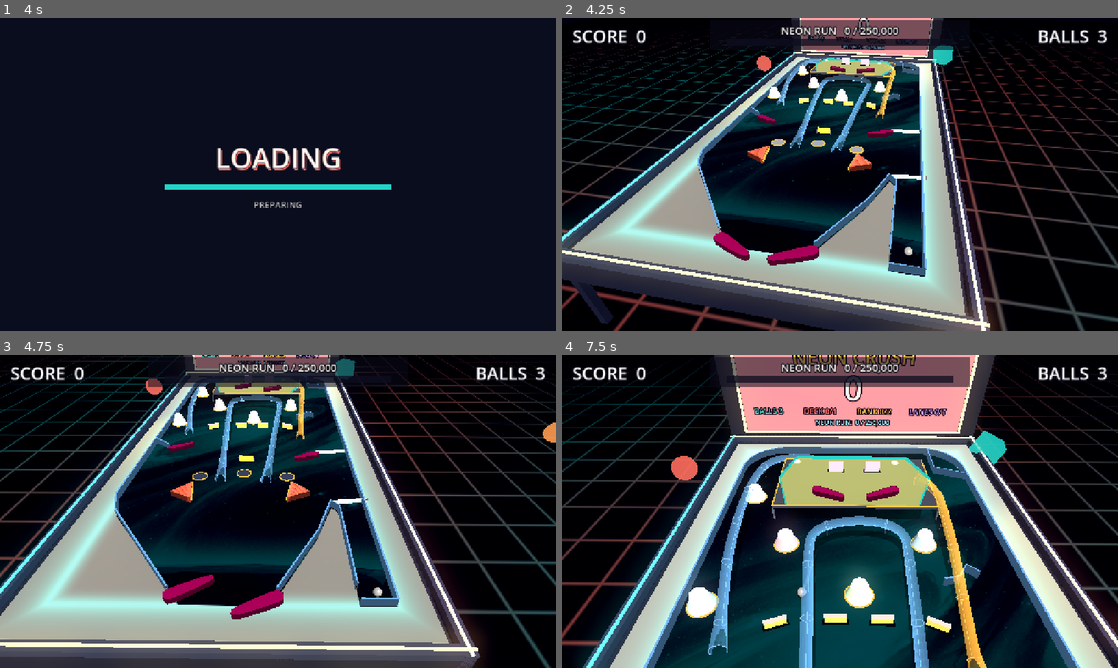
Above: before the commit, frames 1-4 (two rows, left to right).
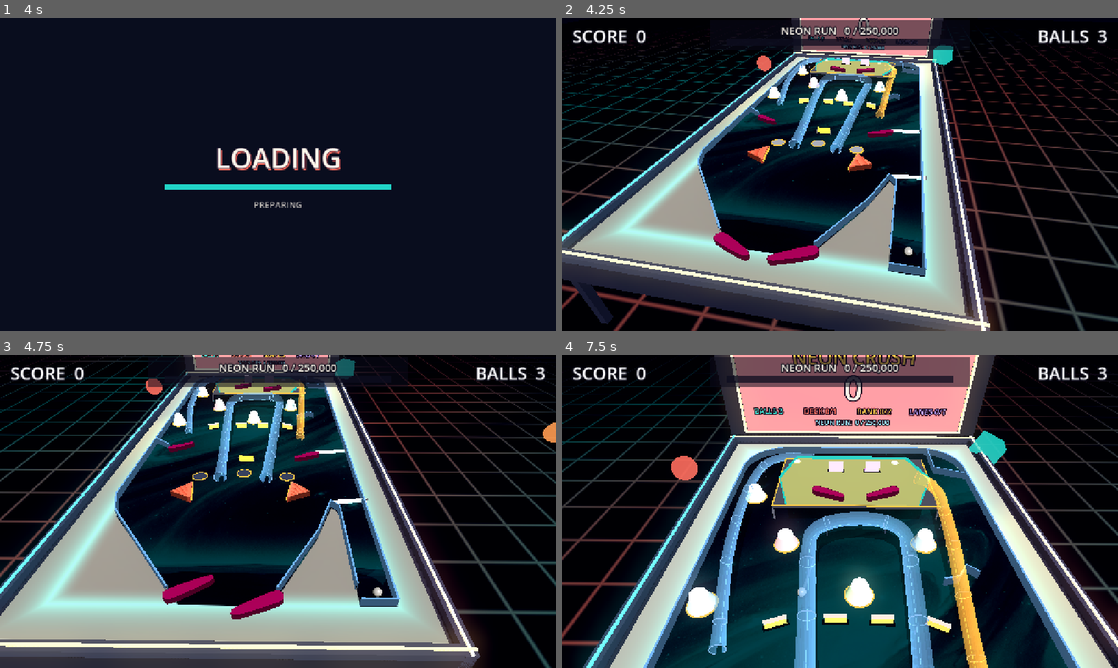
Above: after the commit, the same moments.

Repository: eddieedease/gdpb
Game: Godot game, scene res://scenes/table_select.tscn
Two runs of this game, one before a commit and one after it. Both use one fixed random seed, a clock stepped at 60 frames per second and the inputs below. Sound files missing from this copy of the repository are replaced by a short silence.
Inputs:
- Up to frame 1 (4 s): hold E (nudge_right) 0.53-1.28 s; tap Backspace at 0.6, 1.35, 2.85 s; hold Down (ui_down) 1.28-2.03 s; hold E (nudge_right) 2.03-2.78 s; hold Space (launch) 2.03-2.78 s; hold Up (ui_up) 2.78-3.5 s; click "PLAY AGAIN" at 3.5 s
- Up to frame 2 (4.25 s): no input
- Up to frame 3 (4.75 s): hold A (flipper_left) from 4.28 s (still down); hold Space (launch) from 4.28 s (still down)
- Up to frame 4 (7.5 s): release Space (launch) at 5.03 s; tap Backspace at 5.1, 6.6 s; release A (flipper_left) at 5.78 s; hold Down (ui_down) 5.78-6.53 s; hold Space (launch) 5.78-6.53 s; hold E (nudge_right) 6.53-7.28 s; hold Up (ui_up) from 7.28 s (still down); hold Space (launch) from 7.28 s (still down)

Frame 1 is identical in both runs. In frame 2, 0.6% of the frame differs, in the area x 38-61%, y 12-44%; in frame 3, 0.7%; in frame 4, 2.8%, in the area x 26-77%, y 31-100%.

Commit message:
Keep the ball inside the rails, unbury the tube ends, stronger flippers
The drawn tube used a fixed radius narrower than the corridor physics
actually allows, so a ball riding against one wall poked out through the
sleeve. Size it from each channel's own channel_width instead, and pin
the drawn position inside the sleeve (easing off toward the mouths, so
boarding and release stay seamless) for the bends where physics
legitimately holds the ball wider than any sane tube.

Sit the tube on its floor rather than its axis. With the axis at
ball-centre height the bottom of the sleeve fell below the table, and
since a channel is near horizontal at its mouths the opaque board sliced
each end into a long ellipse - the "scoop with an open top". Shrink the
mouth flare to match; it multiplies the radius, so widening the tube had
splayed the ends into trumpets.

Judge boarding by where the ball will cross the mouth rather than where
it sits when the capture zone fires. A fast ball trips that zone out at
its rim, still well off-axis, and was rejected even when heading straight
down the middle - which made the rails much harder to hit once the
flippers got stronger.

Co-Authored-By: Claude Opus 5 <noreply@anthropic.com>

Diff:
--- a/scripts/crush_view.gd
+++ b/scripts/crush_view.gd
@@ -454,9 +454,51 @@
 ## longitudinal wires wrapping the ball (open top), a funnel that widens to
 ## each opening, ball-sized 'O' rings at the throats and along the run, and
 ## support posts. Built from the channel's centre curve.
-const TUBE_R := 0.165          # tube radius: ball (0.14) + clearance
+const TUBE_R := 0.165          # minimum tube radius: ball (0.14) + clearance
 const WIRE_HALF := 0.008       # bottom-rail thickness
 const TUBE_SEGS := 14          # facets around the sleeve
+
+
+## The drawn tube must be at least as wide as the corridor the PHYSICS lets the
+## ball occupy, or the ball pokes out through the sleeve on the side it is
+## riding against. A 2D channel of channel_width lets the ball centre sit up to
+## (channel_width/2 - ball radius) off the centreline, so the tube has to cover
+## the full half-width - a fixed TUBE_R does not.
+func _channel_tube_r(ramp: Node2D) -> float:
+	var w = ramp.get("channel_width")
+	if w == null:
+		return TUBE_R
+	return maxf(TUBE_R, (float(w) * 0.5) / PX_PER_M)
+
+
+## Where to DRAW a riding ball, as opposed to where physics has it. Widening
+## the sleeve is not on its own enough: the channel only releases a ball once
+## it is a full channel_width off the centreline, so on tight bends - and in
+## the frames right after boarding, before the centring pull has taken hold -
+## physics legitimately holds it further out than any sane tube is wide. This
+## pins the drawn position inside the sleeve while leaving its position ALONG
+## the run untouched, so travel and timing still read exactly as they play.
+func _clamp_into_tube(pos: Vector2, chan: Node2D, off: float) -> Vector2:
+	var length: float = chan.curve.get_baked_length()
+	var centre: Vector2 = chan.to_global(chan.curve.sample_baked(off))
+	var ahead: Vector2 = chan.to_global(chan.curve.sample_baked(minf(off + 8.0, length)))
+	var behind: Vector2 = chan.to_global(chan.curve.sample_baked(maxf(off - 8.0, 0.0)))
+	var tangent := (ahead - behind).normalized()
+	if tangent.length_squared() < 0.5:
+		return pos
+	var normal := Vector2(-tangent.y, tangent.x)
+	var lateral: float = (pos - centre).dot(normal)
+	# Keep the ball's silhouette inside the sleeve wall, not merely its centre.
+	var max_lat: float = maxf((_channel_tube_r(chan) - BALL_R) * PX_PER_M, 0.0)
+	# Ease the correction away toward both mouths. Boarding and release are
+	# instantaneous, so a clamp still at full strength at the very end makes the
+	# ball JUMP sideways the moment it is captured or let go. Fading it out over
+	# the last stretch means drawn and true positions have already converged by
+	# then, and the handover is invisible.
+	var fade := clampf(minf(off, length - off) / 40.0, 0.0, 1.0)
+	fade = fade * fade * (3.0 - 2.0 * fade)
+	var correction: float = (clampf(lateral, -max_lat, max_lat) - lateral) * fade
+	return pos + normal * correction
 
 ## Sample a curve at evenly spaced points along its length. Curve2D.tessellate()
 ## is adaptive - a long but nearly-straight stretch can collapse to just its
@@ -492,20 +534,29 @@
 	var n := cpts.size()
 	if n < 2:
 		return
-	# Centreline positions first, at ball-centre height, with the tube radius
-	# flared into a funnel over the first/last 10%.
+	# Centreline positions first, with the tube radius flared into a short
+	# funnel at each mouth.
+	#
+	# The channel height is the height of the tube's FLOOR, so the axis sits one
+	# radius above it. Putting the axis on the floor height instead sinks the
+	# bottom of the sleeve below the table, and since a channel is near
+	# horizontal at its mouths, the opaque board then slices the end into a very
+	# long ellipse - the "scoop with an open top" look. It also has the ball
+	# ride the tube's axis rather than its floor.
 	var centers: Array[Vector3] = []
 	var radii := PackedFloat32Array()
+	var tube_r := _channel_tube_r(ramp)
 	for i in n:
 		var t := float(i) / float(n - 1)
 		var w := _table_to_world(ramp.to_global(cpts[i]))
-		centers.append(Vector3(w.x, _channel_h(ramp, t) + BALL_R, w.z))
-		# Gentle funnel. A hard 2.1x flare made the mouths fan out into a
-		# splayed mess (nothing ties the sleeve together out there), which read
-		# as the rail fraying rather than opening up. A modest flare plus a rim
-		# ring at the very end (below) gives a clean mouth.
-		var k := clampf(minf(t, 1.0 - t) / 0.10, 0.0, 1.0)
-		radii.append(TUBE_R * lerpf(1.45, 1.0, k * k * (3.0 - 2.0 * k)))
+		centers.append(Vector3(w.x, _channel_h(ramp, t) + tube_r, w.z))
+		# Barely-there funnel. The flare multiplies the tube radius, so once the
+		# radius itself widened to cover the physics corridor the old 1.45x
+		# turned the ends into splayed trumpets. The mouth only has to read as
+		# an opening - the rim ring at the very end (below) does that work - so
+		# keep the flare small and short, and let the tube stay a tube.
+		var k := clampf(minf(t, 1.0 - t) / 0.05, 0.0, 1.0)
+		radii.append(tube_r * lerpf(1.12, 1.0, k * k * (3.0 - 2.0 * k)))
 
 	# Then the cross-section frame at each sample, square to the tube's own 3D
 	# direction. This MUST be derived from the WORLD centres above, never from
@@ -598,13 +649,13 @@
 	var sh := SurfaceTool.new()
 	sh.begin(Mesh.PRIMITIVE_TRIANGLE_STRIP)
 	for i in n:
-		var height := centers[i].y - BALL_R
+		var height := centers[i].y - tube_r   # the tube's floor, i.e. its channel height
 		var a2 := clampf(height / maxf(_channel_peak(ramp), 0.001), 0.0, 1.0) * 0.4
 		var s := Vector3(centers[i].x, 0.012, centers[i].z)
 		# Flattened to the board: the shadow spreads sideways, not along the
 		# tube's banked frame.
 		var flat := Vector3(side[i].x, 0.0, side[i].z)
-		flat = flat.normalized() * TUBE_R if flat.length() > 0.001 else Vector3(TUBE_R, 0, 0)
+		flat = flat.normalized() * tube_r if flat.length() > 0.001 else Vector3(tube_r, 0, 0)
 		sh.set_color(Color(0, 0, 0, a2))
 		sh.add_vertex(s + flat)
 		sh.set_color(Color(0, 0, 0, a2))
@@ -647,7 +698,7 @@
 		# +Y, which is why the tangent goes in the basis's Y column.
 		ring.transform = Transform3D(Basis(side[idx], tangents[idx], lift[idx]), c3)
 		add_child(ring)
-		var post_h := c3.y - TUBE_R
+		var post_h := c3.y - tube_r
 		if post_h > 0.03:
 			var post := MeshInstance3D.new()
 			var box := BoxMesh.new()
@@ -2076,12 +2127,14 @@
 		# slope profile at its current position - it rolls up the entry, along
 		# the top, and down the exit in sync with the rail visuals.
 		var target_lift := 0.0
+		var draw_at: Vector2 = b.global_position
 		if b.get_meta("on_ramp", false):
 			var chan = b.get_meta("channel", null)
 			if chan != null and is_instance_valid(chan) and chan.get("curve") != null:
 				var local: Vector2 = chan.to_local(b.global_position)
 				var off: float = chan.curve.get_closest_offset(local)
 				target_lift = _channel_h(chan, off / maxf(chan.curve.get_baked_length(), 1.0))
+				draw_at = _clamp_into_tube(b.global_position, chan, off)
 			else:
 				target_lift = top_height
 		elif b.get_meta("on_deck", false):
@@ -2091,7 +2144,7 @@
 			target_lift = deck_height
 		var lift: float = lerpf(fx.lift, target_lift, 1.0 - exp(-16.0 * delta))
 		fx.lift = lift
-		var w := _table_to_world(b.global_position)
+		var w := _table_to_world(draw_at)
 		fx.sphere.position = Vector3(w.x, BALL_R + lift, w.z)
 		var reach: float = shadow_reach * (0.5 + lift * 6.0)
 		fx.blob.position = Vector3(w.x + shadow_dir.x * reach, 0.014, w.z + shadow_dir.y * reach)
--- a/scripts/flipper.gd
+++ b/scripts/flipper.gd
@@ -4,10 +4,11 @@
 @export var rest_angle_deg := 25.0
 @export var active_angle_deg := -30.0
 ## How fast the flipper snaps, in rad/s - this IS the flipper strength. 15 is
-## weak, ~19 reaches the mid/upper playfield, 23 is a punchy shot that can
-## carry the full length of the table. Time the flip so the blade is still
-## swinging when the ball meets it - a held-up flipper just deflects softly.
-@export var rotate_speed := 23.0
+## weak, ~19 reaches the mid/upper playfield, 23 carries the full length of the
+## table, 28 is a hard shot with enough pace to make the long ramps. Time the
+## flip so the blade is still swinging when the ball meets it - a held-up
+## flipper just deflects softly.
+@export var rotate_speed := 28.0
 
 var _was_pressed := false
 
--- a/scripts/ramp.gd
+++ b/scripts/ramp.gd
@@ -273,7 +273,22 @@
 	# clipping its outer edge was still boarded and then dragged sideways onto
 	# the centreline - so a shot that visibly MISSED the rail appeared to run
 	# alongside it for half its length before being spat back out.
-	var lateral: float = absf((body.global_position - mouth_pos).dot(Vector2(-inward.y, inward.x)))
+	#
+	# Judged where the ball will CROSS THE MOUTH, not where it happens to sit on
+	# the frame the capture zone fired. Those are the same point only for a slow
+	# ball: a fast one trips the zone way out at its rim, still a long way
+	# off-axis, and measuring it there rejected shots that were heading straight
+	# down the middle. That made the rails feel much harder to hit the moment
+	# the flippers got stronger - speed decides WHEN this check runs, and it must
+	# not also decide the verdict.
+	var normal := Vector2(-inward.y, inward.x)
+	var rel: Vector2 = body.global_position - mouth_pos
+	var lateral: float = absf(rel.dot(normal))
+	var closing: float = v.dot(inward)
+	if closing > 0.0:
+		var t: float = -rel.dot(inward) / closing
+		if t > 0.0:   # still short of the mouth - predict forward to it
+			lateral = absf((rel + v * t).dot(normal))
 	if lateral > channel_width * max_board_offset:
 		return
 	# board the ramp -> ride over the playfield (but keep colliding with the
